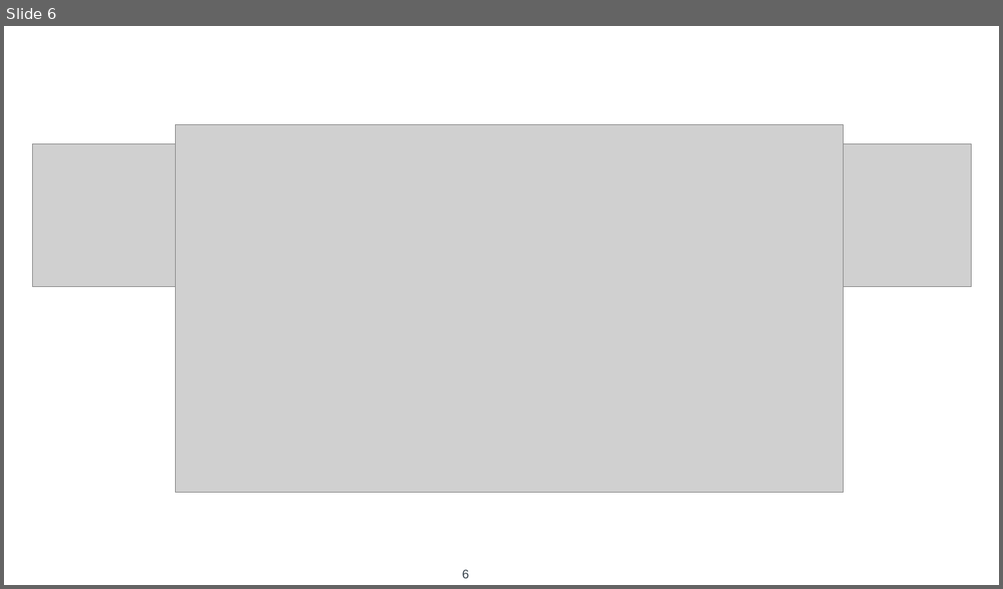
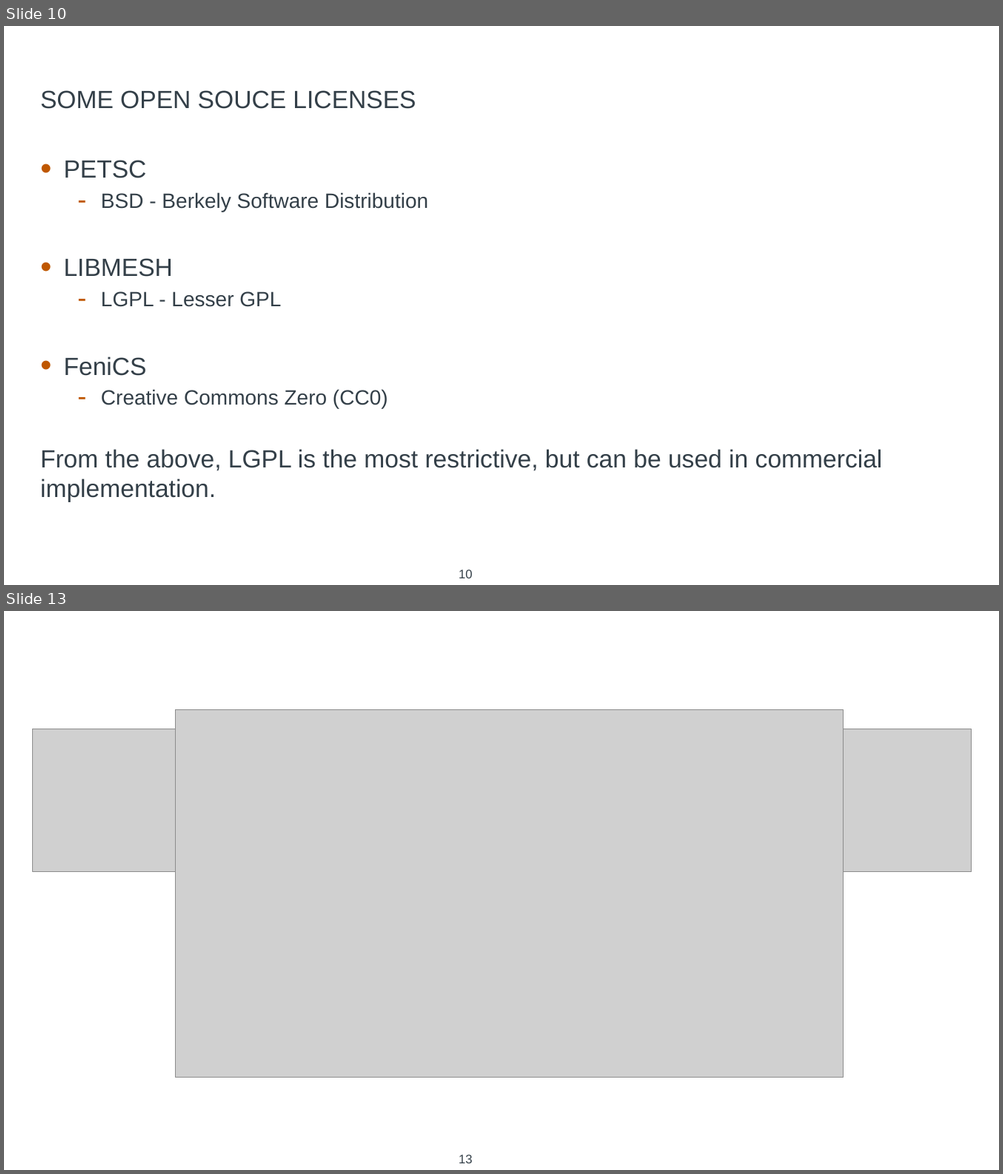
Before and after one commit to rebpoli/Doutorado, a slide deck: Research/PAPER/2024-05 - Proposal - Draft/2024-05-28 - Proposal Draft.pptx. Shown one above the other, each under a label of ours: slide 6 before the commit, slides 10 and 13 after it; the slides between them are not shown. The pictures are 1003x589 and 1003x1174 pixels, drawn with LibreOffice and Linux fonts; fonts in the diff are those of the drawing; grey boxes stand for pictures; background and template pictures are left out. Boxes give left, top, right and bottom in pixels: in the first picture for what was removed or moved away, otherwise in the second. Text is boxed around its words. In the diff, an @@ line names an element or a change of style, - is before the commit and + after.

```diff
--- a/Research/PAPER/2024-05 - Proposal - Draft/2024-05-28 - Proposal Draft.pptx
+++ b/Research/PAPER/2024-05 - Proposal - Draft/2024-05-28 - Proposal Draft.pptx
@@ slide 10 added at box(4, 26, 999, 585), background #FFFFFF; not listed: 1 template element that a slide beside it also shows @@
@@ text added at box(40, 90, 882, 503), 24 pt, text #333F48 @@
+SOME OPEN SOUCE LICENSES
+• PETSC
+  – BSD - Berkely Software Distribution
+• LIBMESH
+  – LGPL - Lesser GPL
+• FeniCS
+  – Creative Commons Zero (CC0)
+From the above, LGPL is the most restrictive, but can be used in commercial implementation.
@@ what was slide 6 is now slide 13 @@
@@ page number at box(458, 1155, 472, 1164): text changed @@
-6
+13
```
Also in this commit, not shown: 3 slides changed, 7 other slides added, 1 slide removed.
